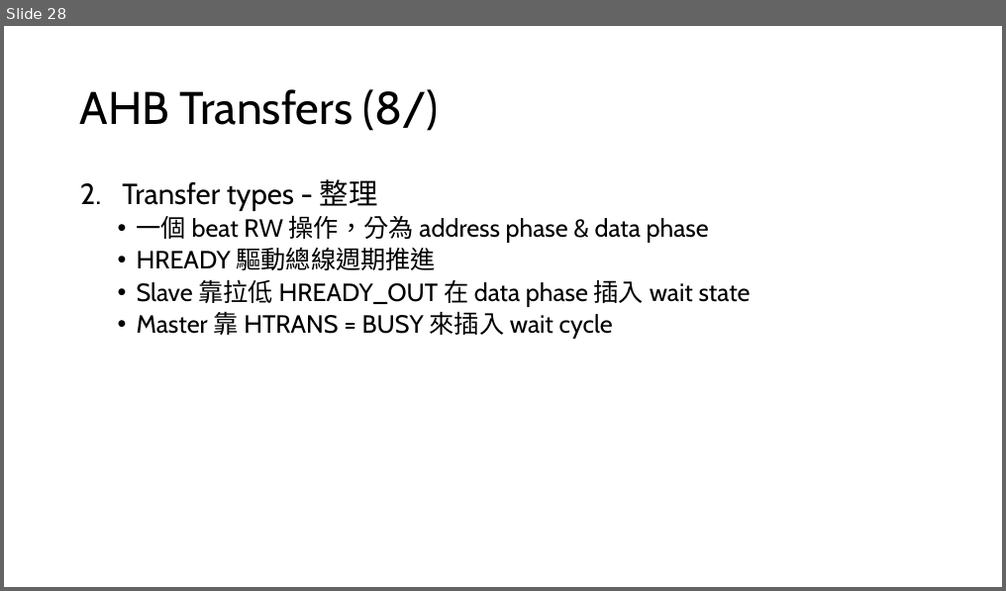
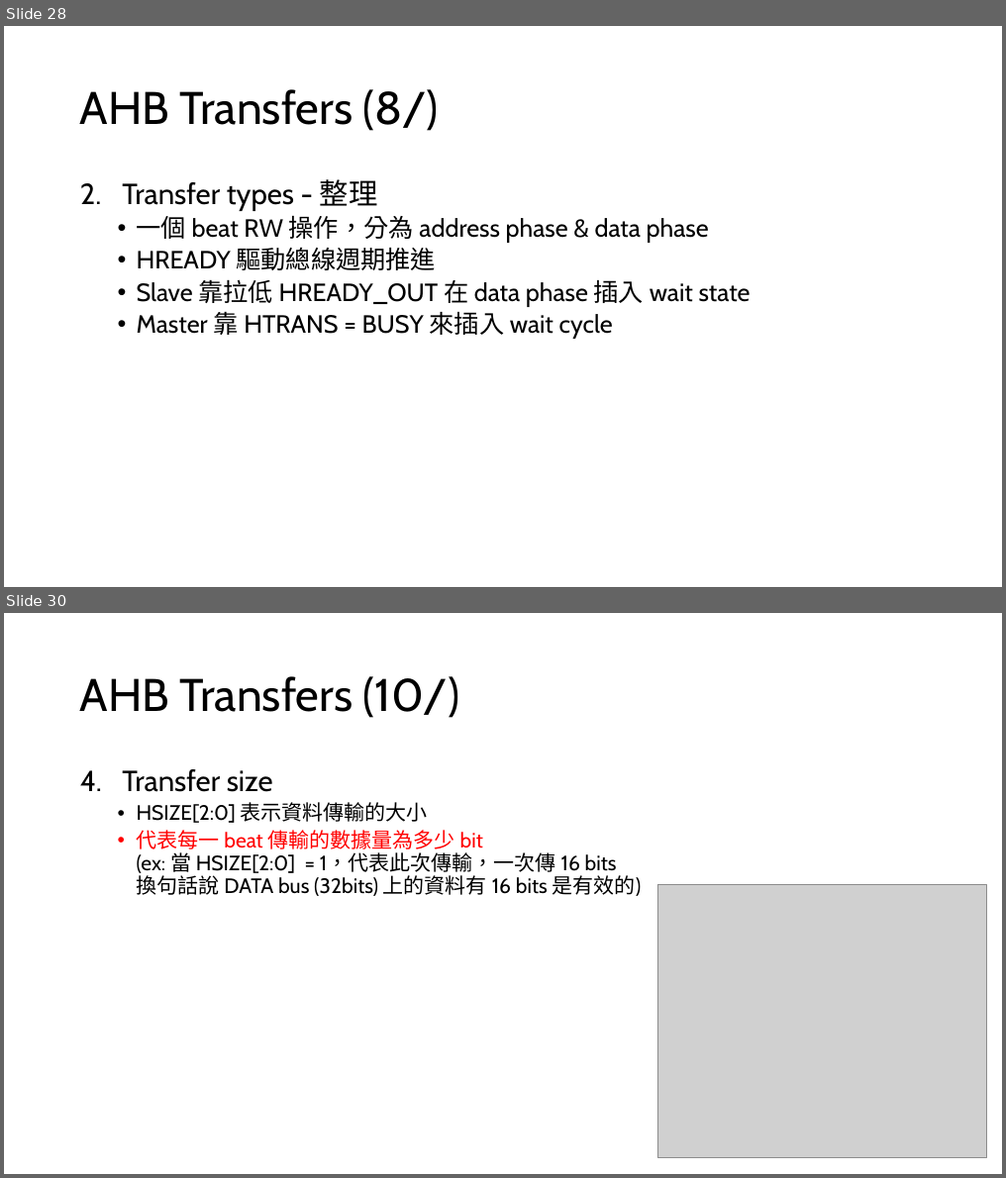
Before and after one commit to s9001055/DV_learning, a slide deck: AMBA/AMBA_learning.pptx. Shown one above the other, each under a label of ours: slide 28 before the commit, slides 28 and 30 after it; the slides between them are not shown. The pictures are 1006x591 and 1006x1178 pixels, drawn with LibreOffice and Linux fonts; fonts in the diff are those of the drawing; grey boxes stand for pictures. Boxes give left, top, right and bottom in pixels: in the first picture for what was removed or moved away, otherwise in the second. Text is boxed around its words. In the diff, an @@ line names an element or a change of style, - is before the commit and + after.

Commit message:
Modify: AMBA/AMBA_learning.pptx 1. Add chapter2 Locked transfers 2. Add chapter2 Transfer size 3. Add chapter2 Burst operation

```diff
--- a/AMBA/AMBA_learning.pptx
+++ b/AMBA/AMBA_learning.pptx
@@ slide 30 added at [4, 613, 1002, 1174], background #FFFFFF @@
@@ title added at [80, 676, 460, 718], 44 pt, text #000000 @@
+AHB Transfers (10/)
@@ text added at [122, 769, 642, 896], 20 pt, text #000000 @@
+4. Transfer size
+  • HSIZE[2:0] 表示資料傳輸的大小
+  • 代表每一 beat 傳輸的數據量為多少 bit
+    (ex: 當 HSIZE[2:0] = 1，代表此次傳輸，一次傳 16 bits
+    換句話說 DATA bus (32bits) 上的資料有 16 bits 是有效的)
@@ picture added at [657, 884, 987, 1158] @@
```
Also in this commit, not shown: 1 slide changed, 6 other slides added, 1 other file.
